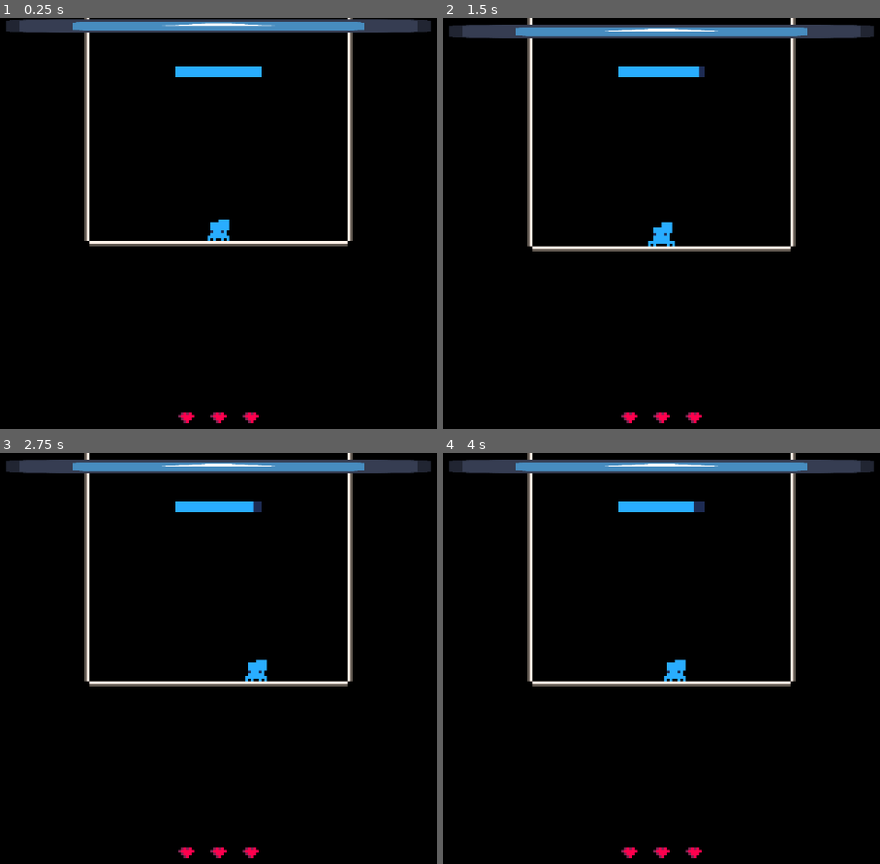
Above: before the commit, frames 1-4 (two rows, left to right).
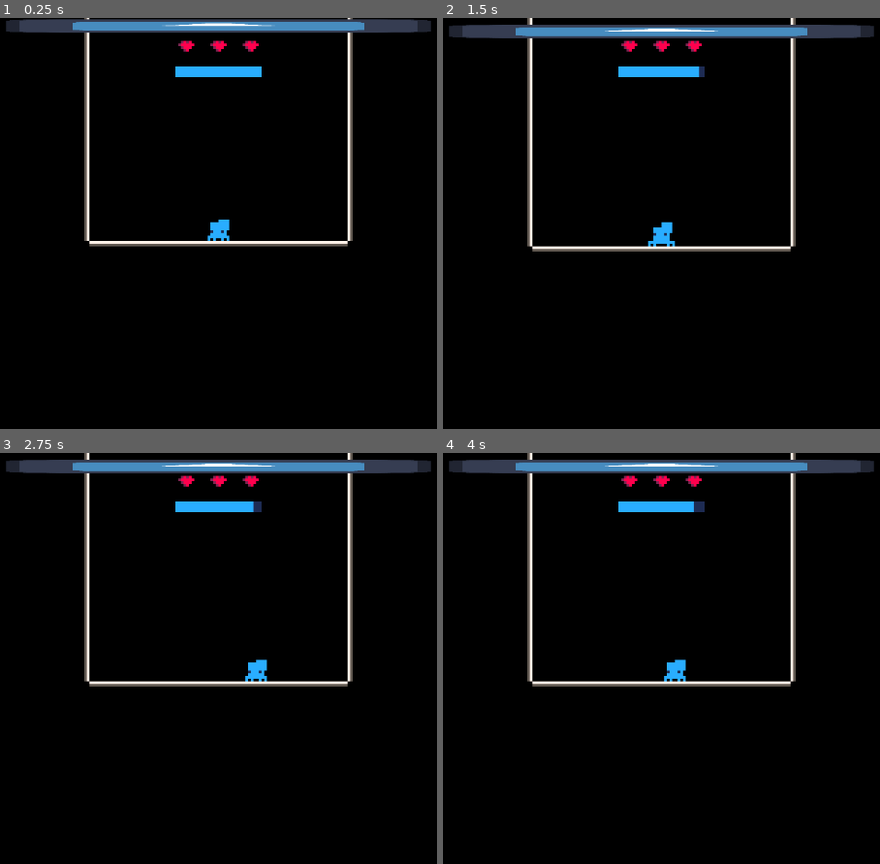
Above: after the commit, the same moments.

Repository: Flamenccio/spider-jump
Game: Godot game, scene res://game.tscn
Same seed, same stepped clock (60 frames per second), same inputs: the game is played once before the commit and once after it. The engine's default icon, where the game draws it, is replaced by a stand-in: a white triangle on a blue panel in a dark square.
Inputs (mouse positions are in pixels of both pictures, inside the frame that each line leads up to):
- Up to frame 1 (0.25 s): no input
- Up to frame 2 (1.5 s): tap Enter at 0.5 s; move the mouse to (831, 215) at 0.52 s; press the mouse at (831, 215) at 0.53 s; hold D (move_right) 0.53-1.25 s; release the mouse at (831, 215) at 1.25 s; drag from (508, 256) to (661, 30) at 1.27 s
- Up to frame 3 (2.75 s): tap Space at 2 s; move the mouse to (297, 576) at 2.02 s; hold D (move_right) from 2.03 s (still down); tap Delete at 2.1 s
- Up to frame 4 (4 s): release D (move_right) at 2.75 s; drag from (622, 757) to (661, 465) at 2.77 s; tap Enter at 3.5 s; move the mouse to (outside the picture) at 3.52 s; hold A (move_left) from 3.53 s (still down); tap V at 3.6 s

The runs differ from the first frame. In frame 1, 0.4% of the frame differs, in the area x 40-60%, y 5-99%; in frame 2, 0.4%; in frame 3, 0.4%; in frame 4, 0.4%.

Commit message:
reposition health bar again

Diff:
--- a/scenes/hud.tscn
+++ b/scenes/hud.tscn
@@ -59,17 +59,14 @@
 
 [node name="MarginContainer2" type="MarginContainer" parent="."]
 layout_mode = 1
-anchors_preset = 7
+anchors_preset = 5
 anchor_left = 0.5
-anchor_top = 1.0
 anchor_right = 0.5
-anchor_bottom = 1.0
 offset_left = -16.0
-offset_top = -69.0
+offset_top = 26.0
 offset_right = 16.0
-offset_bottom = -61.0
+offset_bottom = 34.0
 grow_horizontal = 2
-grow_vertical = 0
 scale = Vector2(4, 4)
 pivot_offset = Vector2(16, 0)
 
